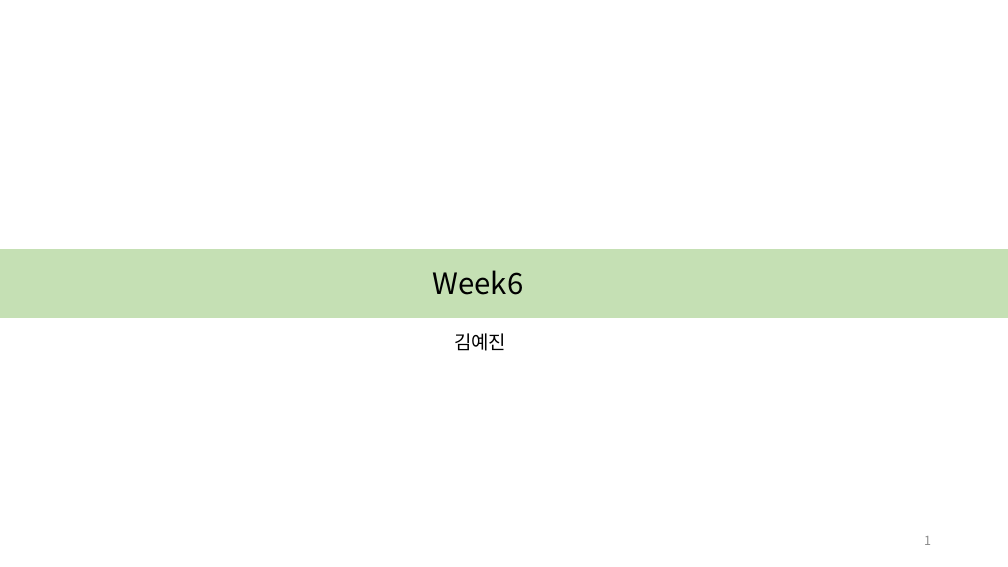
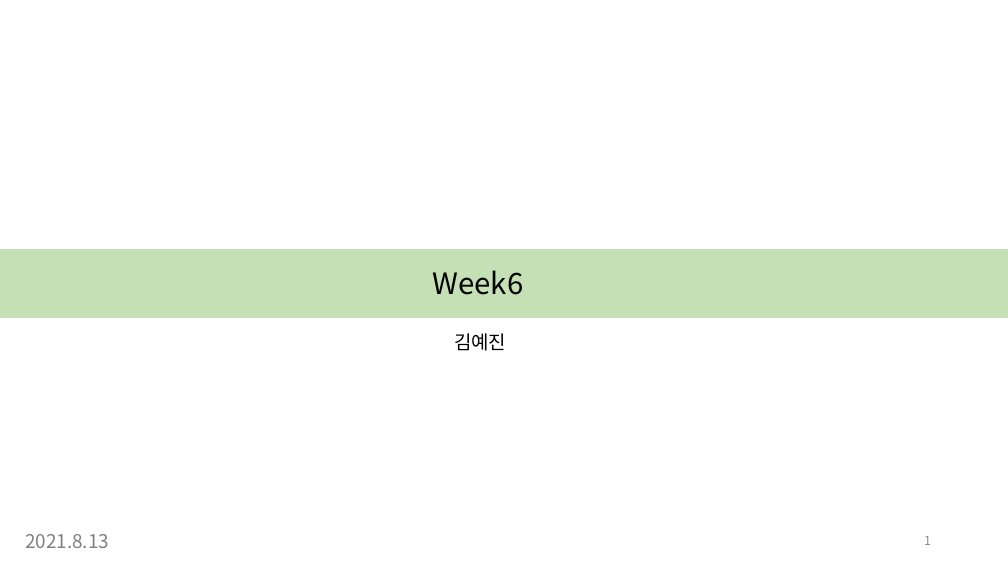
Before and after one commit to yejin087/study_image_caption, a slide deck: slide 1 of ppt/6주차.pptx. Drawn at 1008x567 pixels with LibreOffice and Linux fonts; fonts in the diff are those of the drawing. Boxes give left, top, right and bottom in pixels: in the first picture for what was removed or moved away, otherwise in the second. Text is boxed around its words. In the diff, an @@ line names an element or a change of style, - is before the commit and + after.

```diff
--- a/ppt/6주차.pptx
+++ b/ppt/6주차.pptx
@@ text added at <box>25,534,109,548</box>, 18 pt, text #808080 @@
+2021.8.13
```
Also in this commit, not shown: 1 slide added, 1 slide removed, 1 other file.
